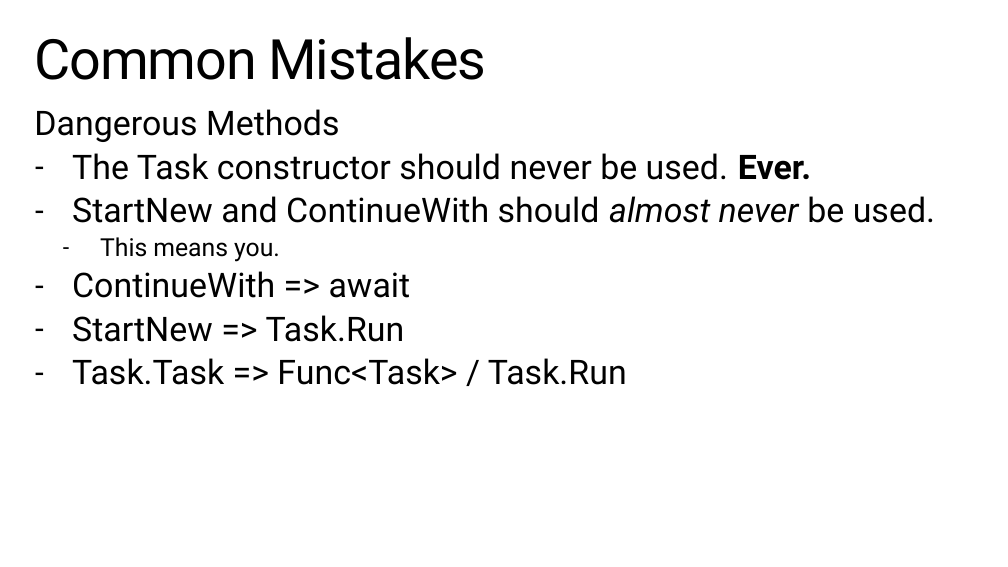
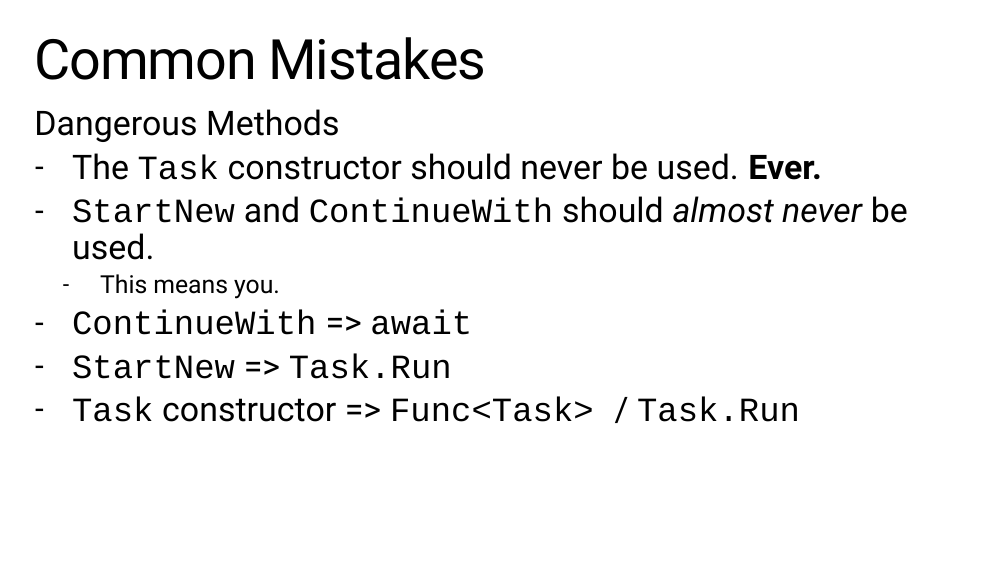
Before and after one commit to StephenCleary/Presentations, a slide deck: slide 26 of Async Pitfalls/Async Pitfalls.pptx. Drawn at 1008x567 pixels with LibreOffice and Linux fonts; fonts in the diff are those of the drawing; background and template pictures are left out. Boxes give left, top, right and bottom in pixels: in the first picture for what was removed or moved away, otherwise in the second. Text is boxed around its words. In the diff, an @@ line names an element or a change of style, - is before the commit and + after.

```diff
--- a/Async Pitfalls/Async Pitfalls.pptx
+++ b/Async Pitfalls/Async Pitfalls.pptx
@@ text at bbox=[72, 153, 908, 379]: font Roboto to Courier New in "Task", "StartNew ContinueWith", "ContinueWith await", "StartNew Task.Run" @@
@@ text at bbox=[72, 396, 800, 422]: text changed; font Roboto to Courier New @@
-– Task.Task => Func<Task> / Task.Run
+– Task constructor => Func<Task> / Task.Run
```
Also in this commit, not shown: 13 other slides changed, 1 other file.
